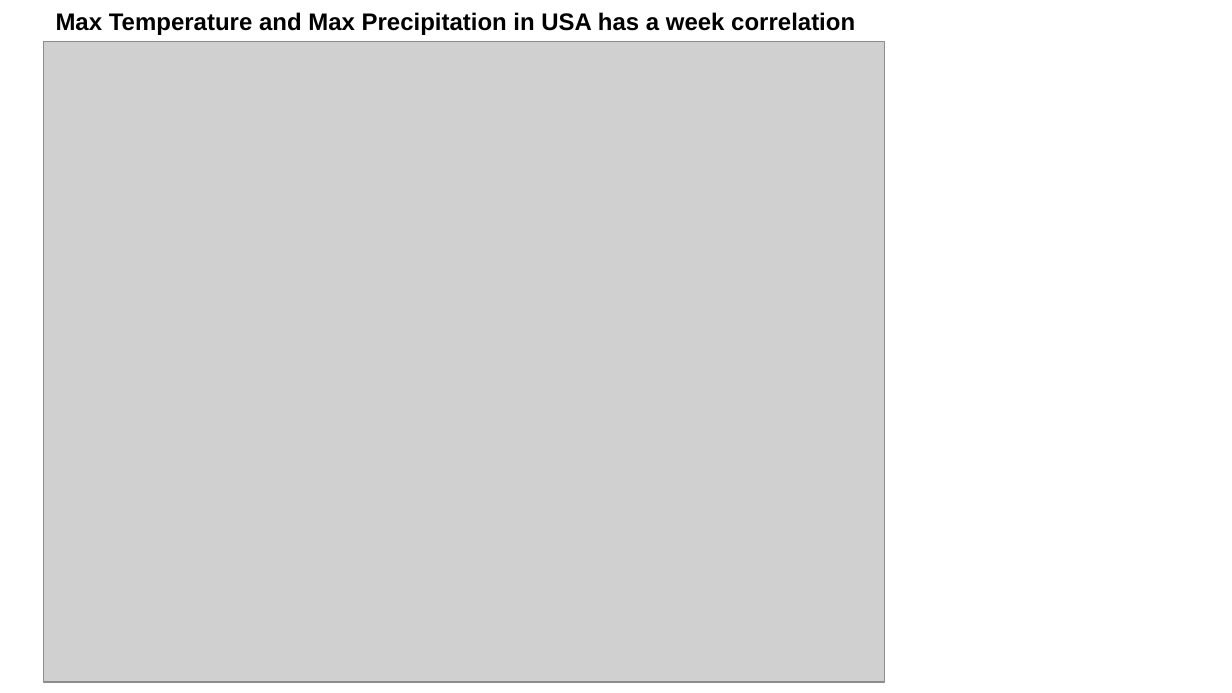
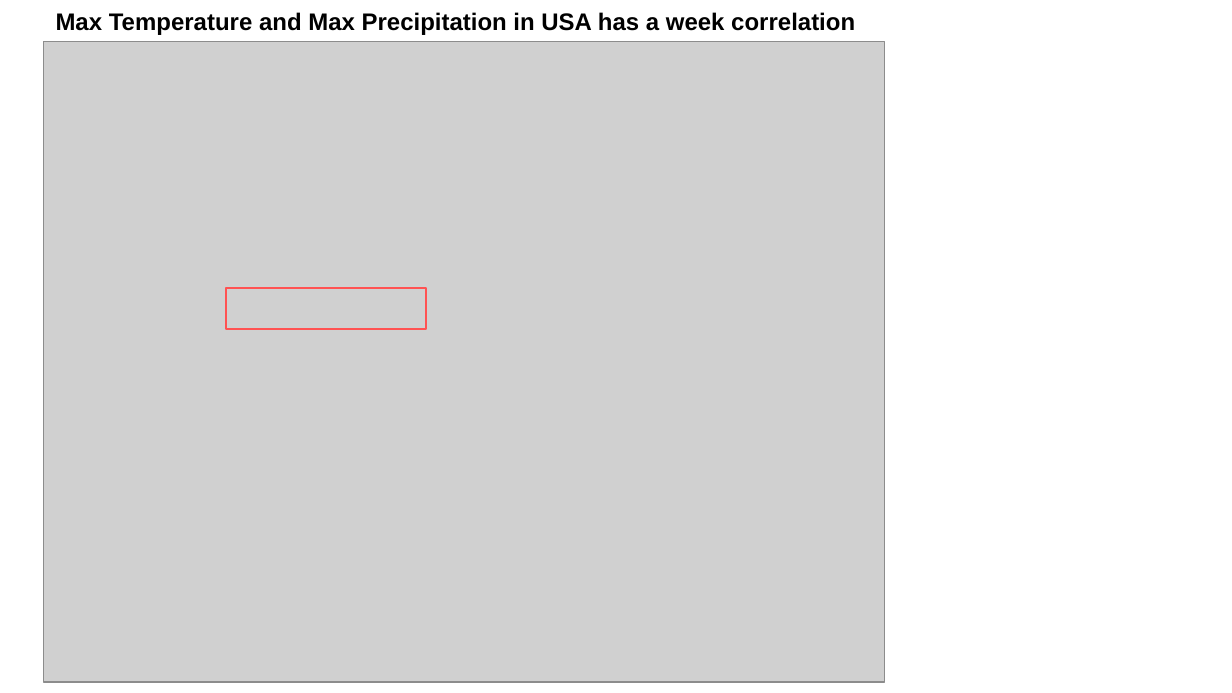
Before and after one commit to LineaFuller/Project_1, a slide deck: slide 13 of Project 1 final.pptx. Drawn at 1232x693 pixels with LibreOffice and Linux fonts; fonts in the diff are those of the drawing; grey boxes stand for pictures. Boxes give left, top, right and bottom in pixels: in the first picture for what was removed or moved away, otherwise in the second. Text is boxed around its words. In the diff, an @@ line names an element or a change of style, - is before the commit and + after.

```diff
--- a/Project 1 final.pptx
+++ b/Project 1 final.pptx
@@ rectangle added at [225, 287, 426, 329], outline #FF5252 1.25 pt @@
```
Also in this commit, not shown: 5 other slides changed, 7 other files.
